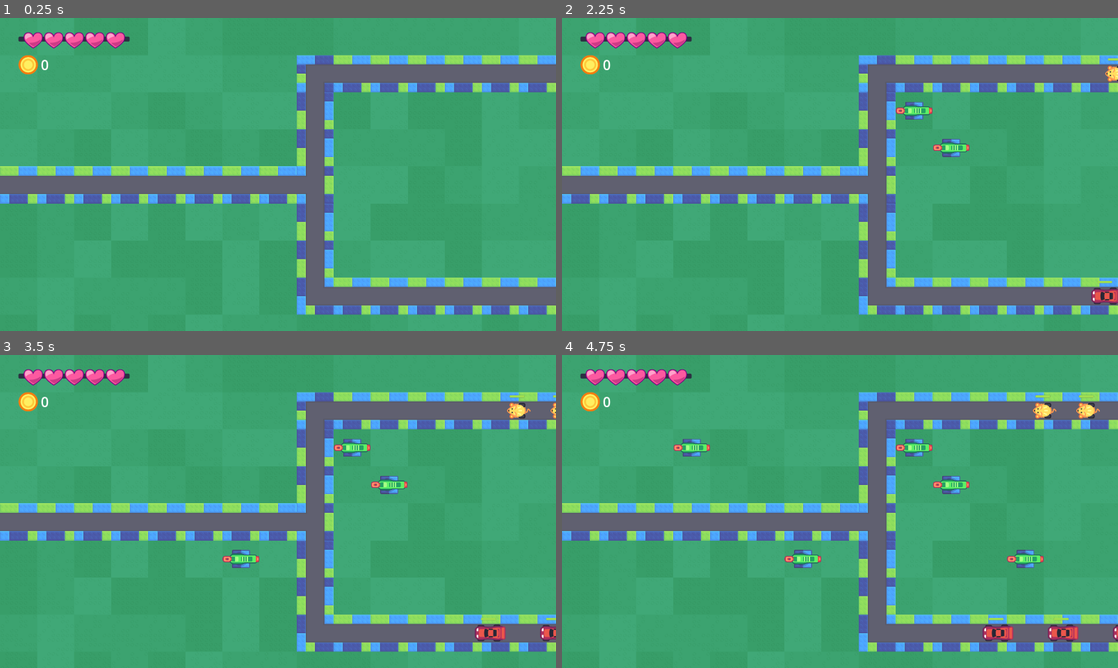
Above: before the commit, frames 1-4 (two rows, left to right).
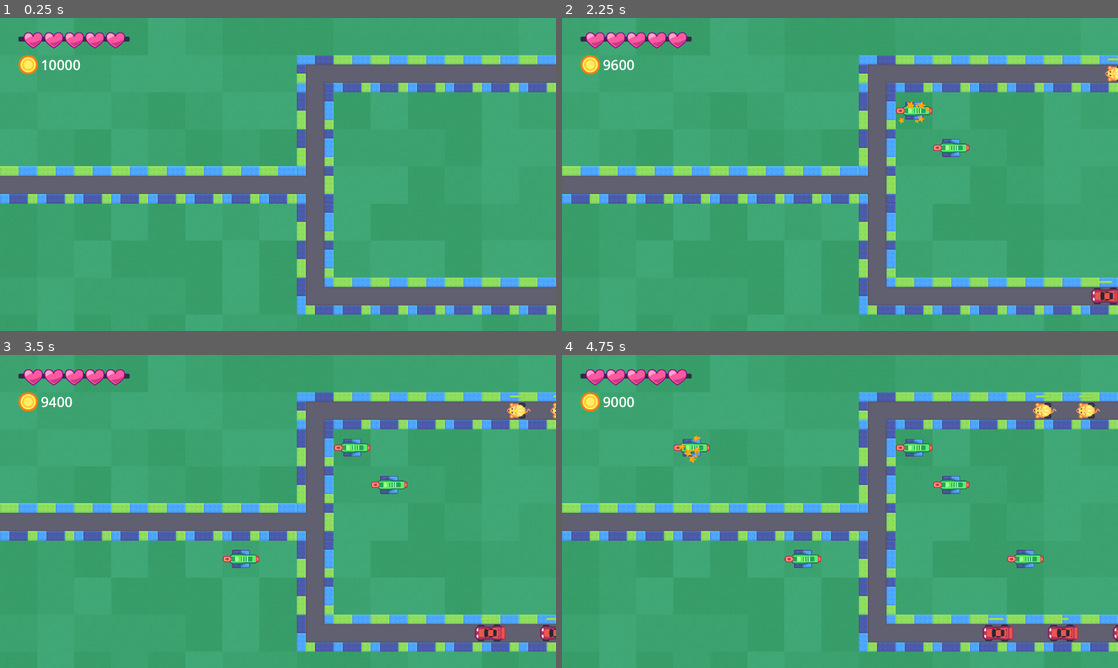
Above: after the commit, the same moments.

Repository: iguessfive/practice-2d-gamedev-with-godot-4
Game: Godot game, scene res://tower_defense.tscn
The game is run twice, just before and just after one commit, with the same random seed, the same clock (stepped at 60 frames per second) and the same inputs.
Inputs (mouse positions are in pixels of both pictures, inside the frame that each line leads up to):
- Up to frame 1 (0.25 s): no input
- Up to frame 2 (2.25 s): tap Enter at 0.5 s; move the mouse to (962, 158) at 0.52 s; press the mouse at (962, 158) at 0.53 s; tap Space at 0.77, 1.25, 1.52 s; move the mouse to (728, 190) at 1.27 s; release the mouse at (728, 190) at 1.28 s; click (728, 190) at 1.35 s; move the mouse to (895, 105) at 2.02 s; press the mouse at (895, 105) at 2.03 s; tap Z at 2.1 s
- Up to frame 3 (3.5 s): move the mouse to (250, 574) at 2.77 s; release the mouse at (250, 574) at 2.78 s; click (250, 574) at 2.85 s; tap Space at 3.02 s
- Up to frame 4 (4.75 s): move the mouse to (1006, 558) at 3.52 s; press the mouse at (1006, 558) at 3.53 s; tap Space at 3.77, 4.52 s; move the mouse to (673, 464) at 4.27 s; release the mouse at (673, 464) at 4.28 s; tap Z at 4.35 s; click (673, 464) at 4.55 s

The runs differ from the first frame. In frame 1, 0.1% of the frame differs, in the area x 7-15%, y 13-17%; in frame 2, 0.2%; in frame 3, 0.1%; in frame 4, 0.2%, in the area x 7-25%, y 13-35%.

Commit message:
Completed M5L7
Added a simple upgrade sequence. Also player is able to upgrade or add a new turret to game based on available coins. And added a gpu particle to show upgrade or purchase.

Diff:
--- /dev/null
+++ b/M12.tower_defense_upgrades_workbook/autoload/upgrade_database.gd
@@ -0,0 +1,15 @@
+extends Node
+
+const DAMAGE = preload("../turrets/upgrades/damage_upgrade.tres")
+const FIRE_RATE = preload("../turrets/upgrades/fire_rate_upgrade.tres")
+const RANGE = preload("../turrets/upgrades/range_upgrade.tres")
+
+func get_upgrades_for_weapon(weapon: Weapon, turret_level: int) -> TurretUpgrade:
+	if weapon is SimpleCannon:
+		if turret_level == 1:
+			return DAMAGE
+		elif turret_level == 2:
+			return FIRE_RATE
+		elif turret_level == 3:
+			return RANGE
+	return null
--- a/M12.tower_defense_upgrades_workbook/project.godot
+++ b/M12.tower_defense_upgrades_workbook/project.godot
@@ -19,6 +19,7 @@
 [autoload]
 
 PlayerUI="*res://autoload/player_ui.tscn"
+UpgradeDatabase="*res://autoload/upgrade_database.gd"
 
 [debug]
 
--- a/M12.tower_defense_upgrades_workbook/tower_defense.gd
+++ b/M12.tower_defense_upgrades_workbook/tower_defense.gd
@@ -8,6 +8,7 @@
 
 
 func _ready() -> void:
+	PlayerUI.coins = 10000
 	#ANCHOR:lose_health
 	_player_hurtbox.area_entered.connect(
 		func (_other_area: Area2D) -> void:
@@ -40,19 +41,60 @@
 		var is_road_tile := cell_contents != -1
 		#END: M02B_L07_cell_contents
 		#ANCHOR: M02B_L07_is_road_tile
-		if is_road_tile or _game_board.has(cell_coordinates):
+		if is_road_tile:
 			return
+
+		if not _game_board.has(cell_coordinates):
+			_request_new_turret(cell_coordinates)
+		else:
+			_request_turret_upgrade(cell_coordinates)
 			#END: M02B_L07_is_road_tile
 		#END: check_valid_cells
 
-		#ANCHOR: call_place_turret
-		_place_turret(cell_coordinates)
-		#END: call_place_turret
+func _request_turret_upgrade(cell_coordinates: Vector2i) -> void:
+	pass
+	# get turrent at cell coordiante from game board and store in variable
+	var turrent = _game_board[cell_coordinates]
+	# get the upgrade object from database for turrent and pass turrent level store in varaiable
+	var upgrade = UpgradeDatabase.get_upgrades_for_weapon(turrent.weapon, turrent.level)
+	# if upgrade is not empty and player has enough coins for upgrade
+	if upgrade != null and PlayerUI.coins >= upgrade.cost:
+		# subtract upgrade cost from coins
+		PlayerUI.coins -= upgrade.cost
+		# and apply upgrade and pass the turrent to method
+		upgrade.apply_to_turret(turrent)
+
+	_spawn_stars(turrent.global_position)
 
 
-func _place_turret(cell_coordinates: Vector2i) -> void:
+func _request_new_turret(cell_coordinates: Vector2i) -> void:
+	pass
+	# create a const of turret cost at 200
+	const TURRET_COST = 200
+	# check is the player does not have enough coins return
+	if PlayerUI.coins < TURRET_COST:
+		return
+	# player has enough coins, subtract the turret cost for turret
+	PlayerUI.coins -= TURRET_COST
+	# create a turret instance and store in variable
 	var turret_instance := Turret.new()
+	# add it to scene tree by adding it to this node
 	add_child(turret_instance)
+	# assign the global position of turret to grid of the _road tilemaps by using passed in cell coord
 	turret_instance.global_position = _roads.map_to_local(cell_coordinates)
+	# store the position is taken on game board by pair cell coord with turrent instance
+	_game_board[cell_coordinates] = turret_instance
+	_spawn_stars(turret_instance.global_position)
 
-	_game_board[cell_coordinates] = turret_instance
+func _spawn_stars(target_global_position: Vector2) -> void:
+	pass
+	# instance the particle effect and store in variable
+	var stars = preload("res://turrets/upgrades/star_particles.tscn").instantiate()
+	# add to node
+	add_child(stars)
+	# set global position to parameter passed in
+	stars.global_position = target_global_position
+	# when particle is finished free the instance
+	stars.finished.connect(stars.queue_free)
+	# ?? restart
+	stars.restart()
--- a/M12.tower_defense_upgrades_workbook/tower_defense.tscn
+++ b/M12.tower_defense_upgrades_workbook/tower_defense.tscn
@@ -21,7 +21,7 @@
 [node name="Roads" type="TileMapLayer" parent="."]
 unique_name_in_owner = true
 use_parent_material = true
-tile_map_data = PackedByteArray("AAD//wYAAAAIAAIAAAAPAAIAAAAIAAIAAAAIAAQAAAAEAAEAAAAHAAQAAAACAAAAAAAAAAQAAAACAAAAAAALAAMAAAAIAAIAAAAJAAMAAAAIAAIAAAAOAAcAAAACAAAAAAANAAcAAAACAAAAAAAMAAcAAAA …(395 unchanged characters)…
+tile_map_data = PackedByteArray("AAD//wYAAAAIAAIAAAAPAAIAAAAIAAIAAAAIAAQAAAAEAAEAAAAHAAQAAAACAAAAAAAAAAQAAAACAAAAAAALAAMAAAAIAAIAAAAOAAcAAAACAAAAAAANAAcAAAACAAAAAAAMAAcAAAA …(395 unchanged characters)…
 tile_set = ExtResource("2_mnbyj")
 script = ExtResource("3_l7pho")
 
--- a/M12.tower_defense_upgrades_workbook/turrets/turret.gd
+++ b/M12.tower_defense_upgrades_workbook/turrets/turret.gd
@@ -29,19 +29,3 @@
 		add_child(weapon_instance)
 		weapon = weapon_instance
 		#END: add_weapon
-
-const DAMAGE_UPGRADE = preload("upgrades/damage_upgrade.tres")
-const FIRE_RATE_UPGRADE = preload("upgrades/fire_rate_upgrade.tres")
-const RANGE_UPGRADE = preload("upgrades/range_upgrade.tres")
-
-func _input(event: InputEvent) -> void:
-	if (
-		event.is_action_pressed("left_mouse_click") and
-		get_global_mouse_position().distance_to(global_position) < 60.0
-	):
-		DAMAGE_UPGRADE.apply_to_turret(self)
-		print("Applied damage upgrade. New damage: ", weapon.stats.damage)
-		FIRE_RATE_UPGRADE.apply_to_turret(self)
-		print("Applied fire rate upgrade. New rate: ", weapon.stats.attack_rate)
-		RANGE_UPGRADE.apply_to_turret(self)
-		print("Applied range upgrade. New radius: ", weapon.stats.mob_detection_radius)
--- /dev/null
+++ b/M12.tower_defense_upgrades_workbook/turrets/upgrades/star_particles.tscn
@@ -0,0 +1,31 @@
+[gd_scene load_steps=5 format=3 uid="uid://ckdqlam8woxd0"]
+
+[ext_resource type="Texture2D" uid="uid://cvt7x5qeajnnf" path="res://turrets/upgrades/star.svg" id="1_5v3bf"]
+
+[sub_resource type="Curve" id="Curve_xxh54"]
+_data = [Vector2(0, 1), 0.0, 0.0, 0, 0, Vector2(0.99999, 0), 0.0, 0.0, 0, 0]
+point_count = 2
+
+[sub_resource type="CurveTexture" id="CurveTexture_ebxg5"]
+curve = SubResource("Curve_xxh54")
+
+[sub_resource type="ParticleProcessMaterial" id="ParticleProcessMaterial_ummjk"]
+particle_flag_disable_z = true
+angle_min = -180.0
+angle_max = 180.0
+spread = 180.0
+initial_velocity_min = 100.0
+initial_velocity_max = 300.0
+gravity = Vector3(0, 98, 0)
+scale_min = 0.3
+scale_max = 0.7
+scale_curve = SubResource("CurveTexture_ebxg5")
+
+[node name="StarParticles" type="GPUParticles2D"]
+z_index = 20
+emitting = false
+texture = ExtResource("1_5v3bf")
+lifetime = 0.5
+one_shot = true
+explosiveness = 1.0
+process_material = SubResource("ParticleProcessMaterial_ummjk")
--- a/M12.tower_defense_upgrades_workbook/turrets/upgrades/turrent_upgrade.gd
+++ b/M12.tower_defense_upgrades_workbook/turrets/upgrades/turrent_upgrade.gd
@@ -1,4 +1,4 @@
-class_name TurentUpgrade extends Resource
+class_name TurretUpgrade extends Resource
 
 # cost to upgrade
 # what can be upgraded:
--- a/M12.tower_defense_upgrades_workbook/turrets/weapons/weapon.gd
+++ b/M12.tower_defense_upgrades_workbook/turrets/weapons/weapon.gd
@@ -35,7 +35,6 @@
 	stats = new_stats
 	if stats != null: # checking if the resource exsits
 		stats.changed.connect(_update_from_stats)
-		print(stats)
 
 
 func _update_from_stats() -> void:
Not shown, added: M12.tower_defense_upgrades_workbook/autoload/upgrade_database.gd.uid
